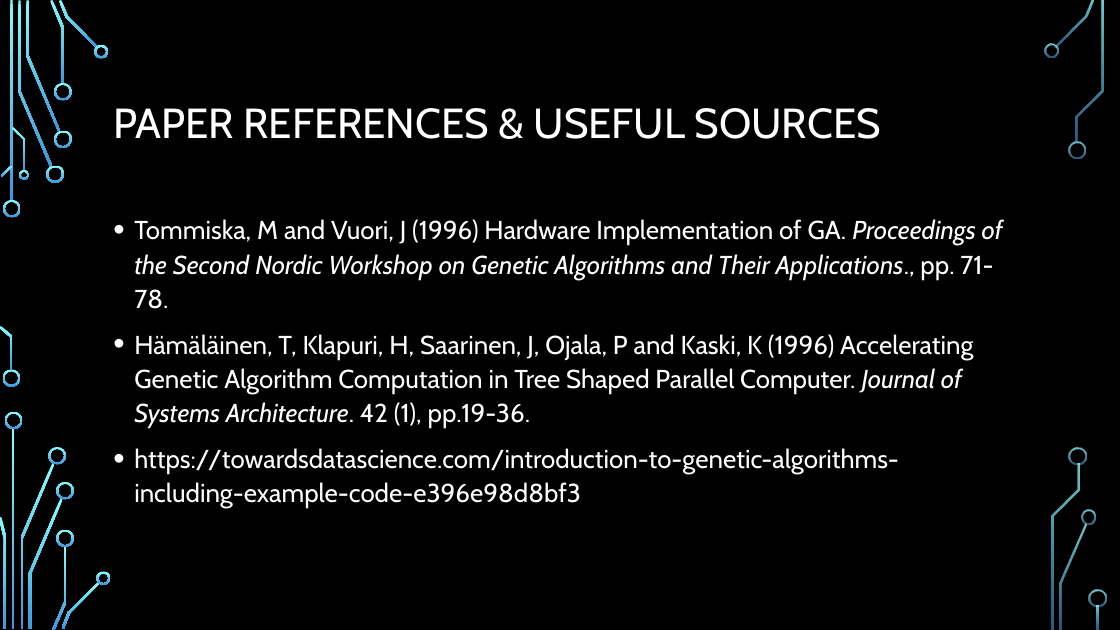
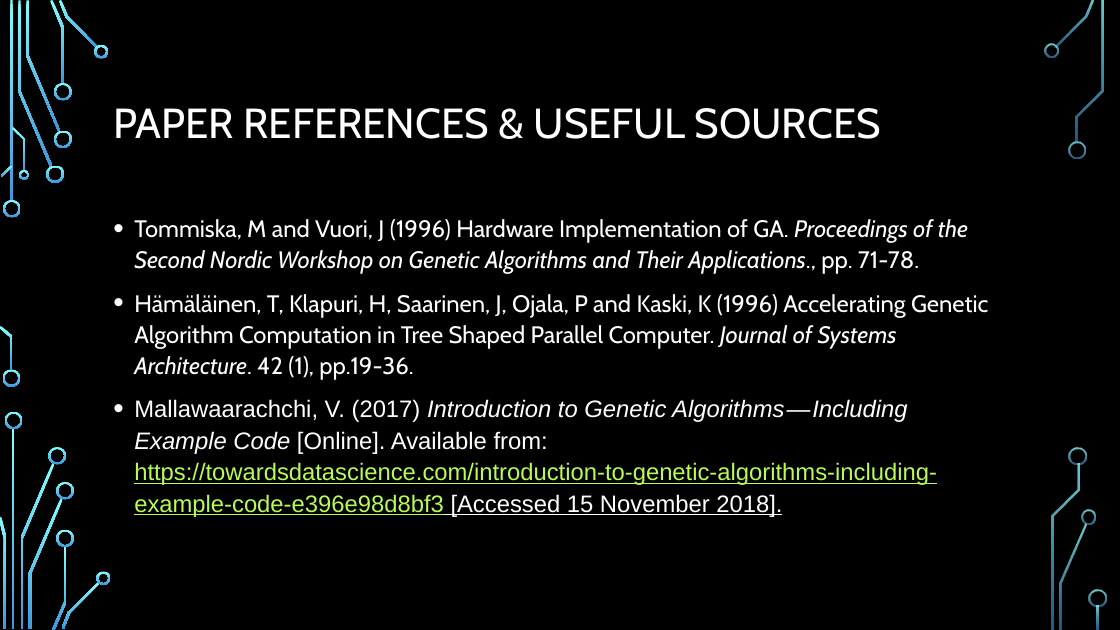
Before and after one commit to hsert29/Parallel_Computing_Presentation, a slide deck: slide 19 of Genetic_Algorithms.pptx. Drawn at 1120x630 pixels with LibreOffice and Linux fonts; fonts in the diff are those of the drawing; background and template pictures are left out. Boxes give left, top, right and bottom in pixels: in the first picture for what was removed or moved away, otherwise in the second. Text is boxed around its words. In the diff, an @@ line names an element or a change of style, - is before the commit and + after.

Commit message:
Updated one of the citations to use UWE Hardward style

```diff
--- a/Genetic_Algorithms.pptx
+++ b/Genetic_Algorithms.pptx
@@ text at [134, 219, 988, 380]: size 22.2 to 20.4 pt in "Tommiska, M and Vuori, J (1996) Hardware ...", "Hämäläinen, T, Klapuri, H, Saarinen, J, Ojala, ..." @@
@@ text at [134, 399, 937, 517]: text changed; size 22.2 to 20.4 pt; font Cabin to Arial @@
-• https://towardsdatascience.com/introduction-to-genetic-algorithms-including-example-code-e396e98d8bf3
+• Mallawaarachchi, V. (2017) Introduction to Genetic Algorithms — Including Example Code [Online]. Available from: https://towardsdatascience.com/introduction-to-genetic-algorithms-including-example-code-e396e98d8bf3 [Accessed 15 November 2018].
```
